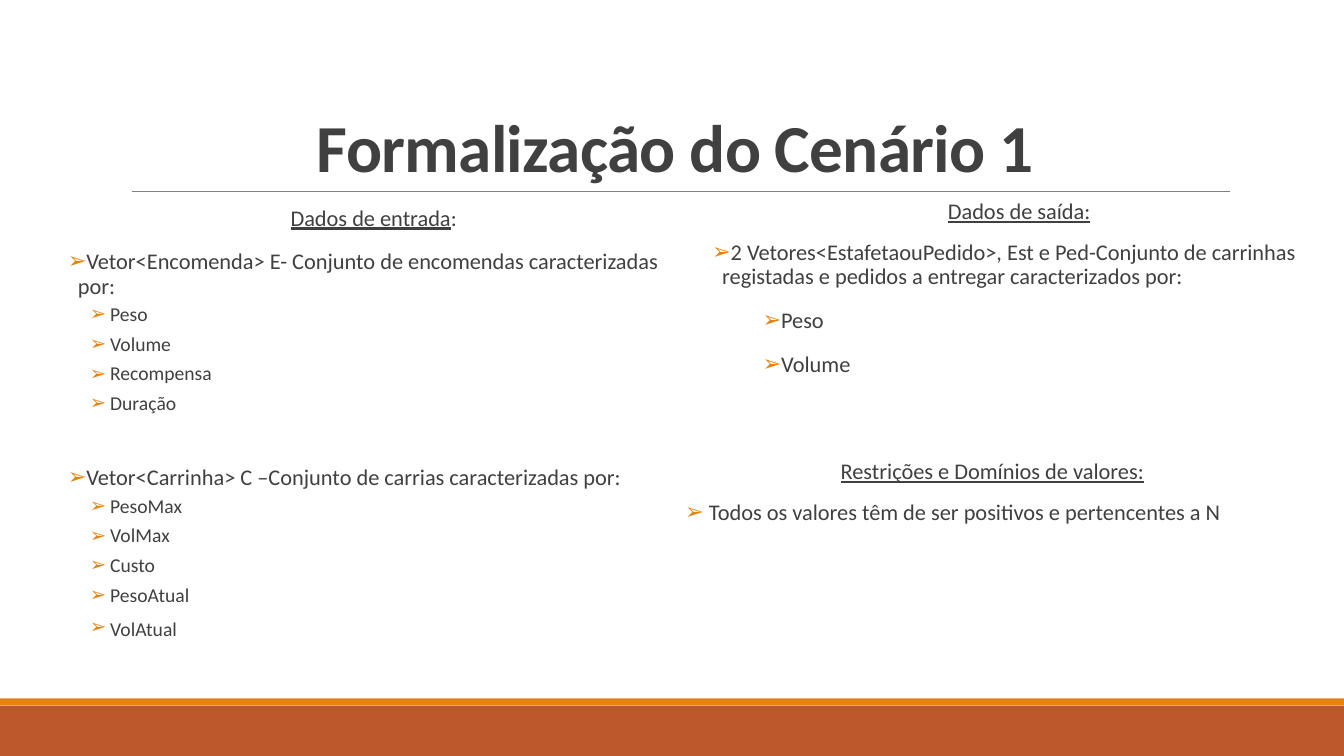
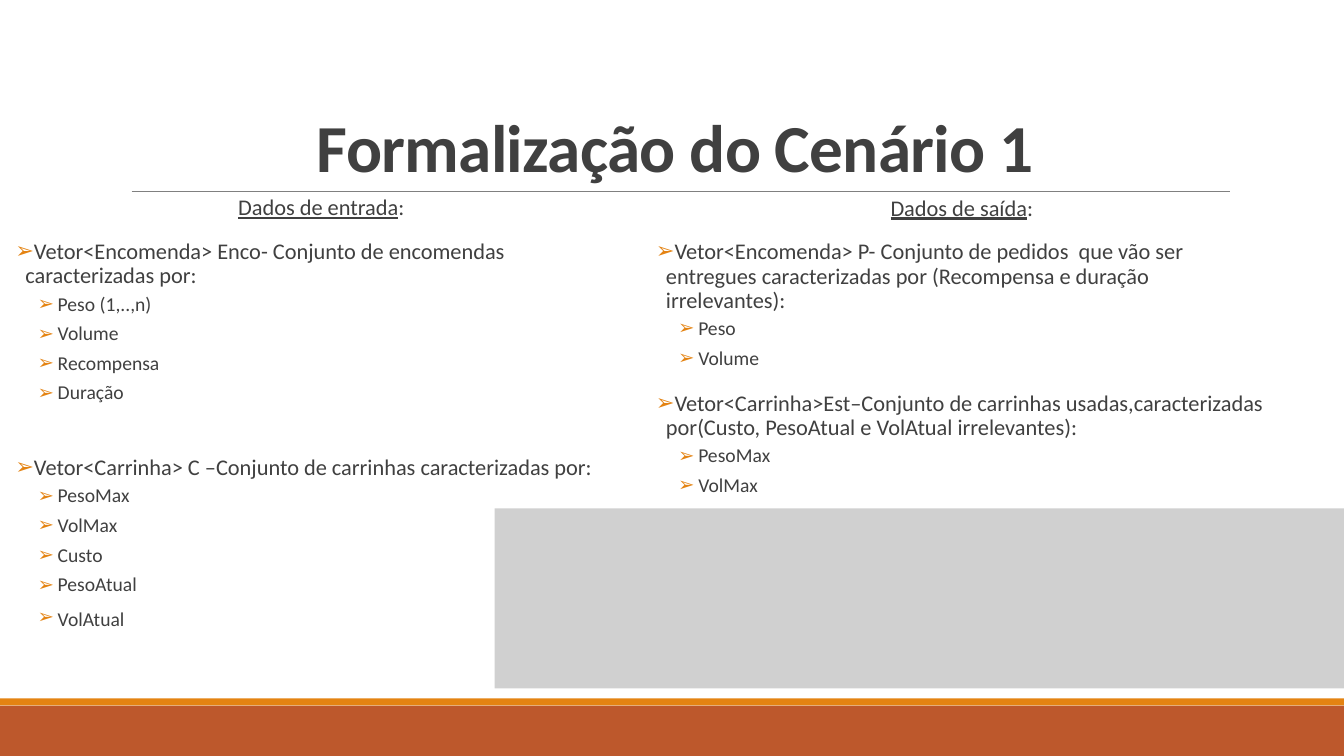
Before and after one commit to Miggs7/DA-Proj-22, a slide deck: slide 3 of Presentation/Logística Urbana para Entrega de Mercadorias.pptx. Drawn at 1344x756 pixels with LibreOffice and Linux fonts; fonts in the diff are those of the drawing; grey boxes stand for pictures. Boxes give left, top, right and bottom in pixels: in the first picture for what was removed or moved away, otherwise in the second. Text is boxed around its words. In the diff, an @@ line names an element or a change of style, - is before the commit and + after.

```diff
--- a/Presentation/Logística Urbana para Entrega de Mercadorias.pptx
+++ b/Presentation/Logística Urbana para Entrega de Mercadorias.pptx
@@ text "Dados de entrada:": place and size @@
-text "Dados de entrada:" at [78, 210, 658, 636]
+text "Dados de entrada:" at [25, 199, 591, 626]
@@ text added at [666, 200, 1263, 492], 16 pt, text #404040 @@
+Dados de saída:
+➢ Vetor<Encomenda> P- Conjunto de pedidos que vão ser entregues caracterizadas por (Recompensa e duração irrelevantes):
+  ➢ Peso
+  ➢ Volume
+➢ Vetor<Carrinha>Est–Conjunto de carrinhas usadas,caracterizadas por(Custo, PesoAtual e VolAtual irrelevantes):
+  ➢ PesoMax
+  ➢ VolMax
@@ text removed at [722, 203, 1295, 372] @@
-Dados de saída:
-➢ 2 Vetores<EstafetaouPedido>, Est e Ped-Conjunto de carrinhas registadas e pedidos a entregar caracterizados por:
-  ➢ Peso
-  ➢ Volume
@@ text at [25, 243, 505, 314]: text changed @@
-➢ Vetor<Encomenda> E- Conjunto de encomendas caracterizadas por:
-  ➢ Peso
+➢ Vetor<Encomenda> Enco- Conjunto de encomendas caracterizadas por:
+  ➢ Peso (1,..,n)
@@ text at [34, 459, 591, 479]: text changed @@
-➢ Vetor<Carrinha> C –Conjunto de carrias caracterizadas por:
+➢ Vetor<Carrinha> C –Conjunto de carrinhas caracterizadas por:
@@ text removed at [709, 463, 1220, 524] @@
-Restrições e Domínios de valores:
-➢ Todos os valores têm de ser positivos e pertencentes a N
@@ picture added at [495, 508, 1344, 689] @@
```
Also in this commit, not shown: 5 other slides changed, 2 slides added, 3 slides removed, 3 other files.
